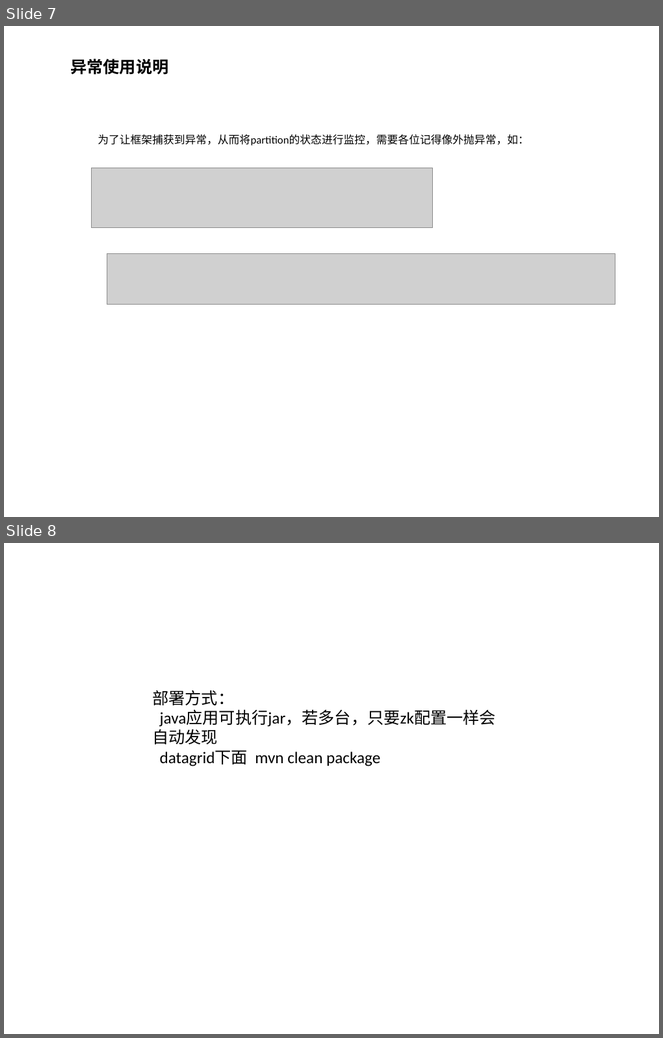
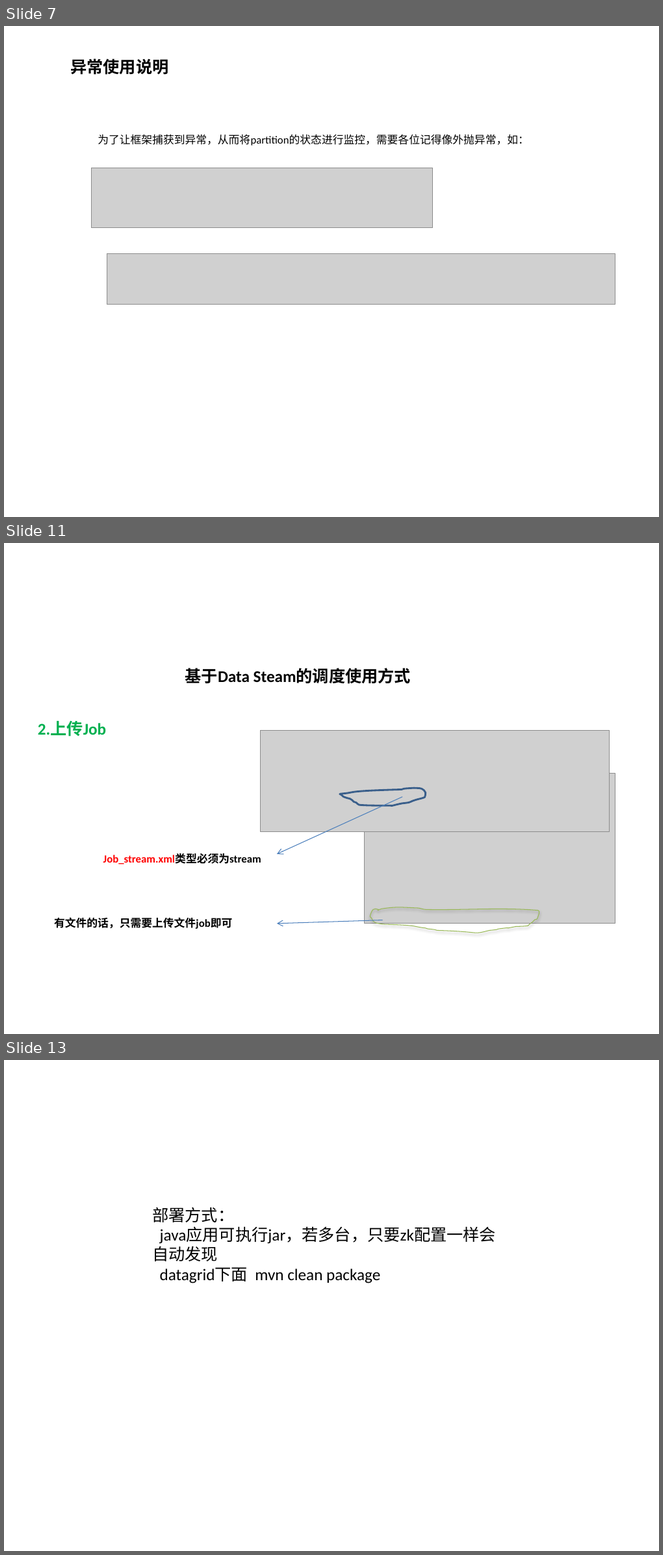
Before and after one commit to richardy2012/cloud, a slide deck: doc/ppt/datagrid业务逻辑使用步骤说明.pptx. Shown one above the other, each under a label of ours: slides 7 and 8 before the commit, slides 7, 11 and 13 after it; the slides between them are not shown. The pictures are 663x1038 and 663x1555 pixels, drawn with LibreOffice and Linux fonts; fonts in the diff are those of the drawing; grey boxes stand for pictures. Boxes give left, top, right and bottom in pixels: in the first picture for what was removed or moved away, otherwise in the second. Text is boxed around its words. In the diff, an @@ line names an element or a change of style, - is before the commit and + after.

Commit message:
data stream logical

```diff
--- a/doc/ppt/datagrid业务逻辑使用步骤说明.pptx
+++ b/doc/ppt/datagrid业务逻辑使用步骤说明.pptx
@@ slide 11 added at (x1=4, y1=543, x2=659, y2=1034), background #FFFFFF @@
@@ text added at (x1=185, y1=668, x2=411, y2=684), 18 pt, text #000000, bold @@
+基于Data Steam的调度使用方式
@@ text added at (x1=38, y1=721, x2=106, y2=737), 18 pt, text #00B050, bold @@
+2.上传Job
@@ picture added at (x1=261, y1=730, x2=609, y2=832) @@
@@ picture added at (x1=364, y1=774, x2=615, y2=924) @@
@@ freeform shape added at (x1=340, y1=788, x2=426, y2=806), outline #3A5F8C 2 pt @@
@@ arrow added from (402, 797) to (277, 854), #4B7EBC 0.75 pt @@
@@ text added at (x1=103, y1=854, x2=261, y2=865), 12 pt, text #FF0000, bold @@
+Job_stream.xml类型必须为stream
@@ freeform shape added at (x1=370, y1=907, x2=540, y2=933), outline #98B955 0.75 pt @@
@@ text added at (x1=54, y1=917, x2=232, y2=929), 12 pt, text #000000, bold @@
+有文件的话，只需要上传文件job即可
@@ arrow added from (383, 921) to (277, 924), #4B7EBC 0.75 pt @@
@@ what was slide 8 is now slide 13 @@
```
Also in this commit, not shown: 4 other slides added, 7 other files.
